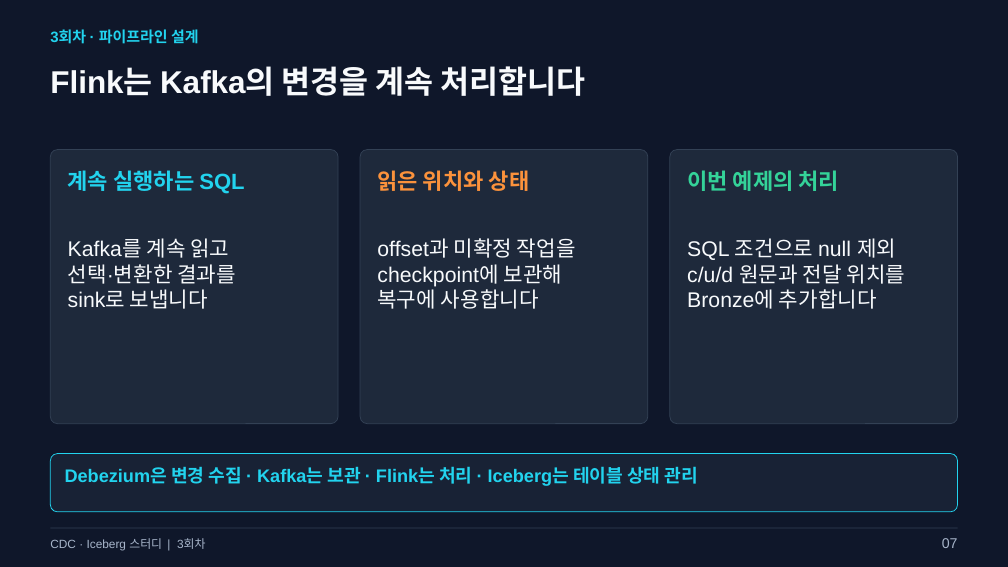
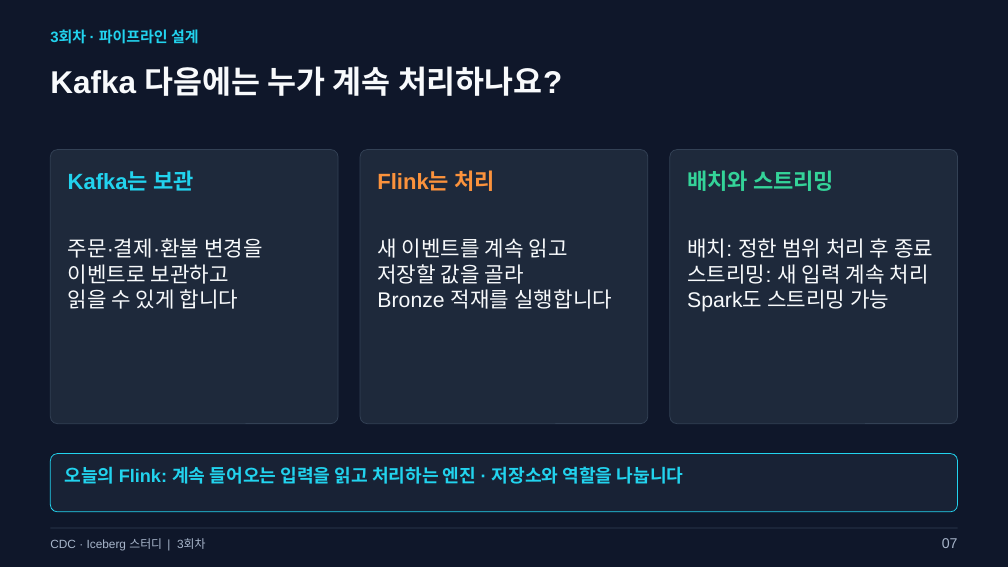
Before and after one commit to kim-dabin/cdc-lakehouse-study, a slide deck: slide 7 of labs/session03/slides/03-session03.pptx. Drawn at 1008x567 pixels with LibreOffice and Linux fonts; fonts in the diff are those of the drawing. Boxes give left, top, right and bottom in pixels: in the first picture for what was removed or moved away, otherwise in the second. Text is boxed around its words. In the diff, an @@ line names an element or a change of style, - is before the commit and + after.

Commit message:
Introduce Flink concepts before runtime and recovery details

```diff
--- a/labs/session03/slides/03-session03.pptx
+++ b/labs/session03/slides/03-session03.pptx
@@ text at (50,66,562,96): text changed @@
-Flink는 Kafka의 변경을 계속 처리합니다
+Kafka 다음에는 누가 계속 처리하나요?
@@ text at (68,170,194,191): text changed @@
-계속 실행하는 SQL
+Kafka는 보관
@@ text at (377,170,495,191): text changed @@
-읽은 위치와 상태
+Flink는 처리
@@ text at (687,170,834,191): text changed @@
-이번 예제의 처리
+배치와 스트리밍
@@ text at (68,238,263,309): text changed @@
-Kafka를 계속 읽고
-선택·변환한 결과를
-sink로 보냅니다
+주문·결제·환불 변경을
+이벤트로 보관하고
+읽을 수 있게 합니다
@@ text at (377,238,612,309): text changed @@
-offset과 미확정 작업을
-checkpoint에 보관해
-복구에 사용합니다
+새 이벤트를 계속 읽고
+저장할 값을 골라
+Bronze 적재를 실행합니다
@@ text at (687,238,933,312): text changed @@
-SQL 조건으로 null 제외
-c/u/d 원문과 전달 위치를
-Bronze에 추가합니다
+배치: 정한 범위 처리 후 종료
+스트리밍: 새 입력 계속 처리
+Spark도 스트리밍 가능
@@ text at (65,466,684,484): text changed @@
-Debezium은 변경 수집 · Kafka는 보관 · Flink는 처리 · Iceberg는 테이블 상태 관리
+오늘의 Flink: 계속 들어오는 입력을 읽고 처리하는 엔진 · 저장소와 역할을 나눕니다
```
Also in this commit, not shown: 7 other slides changed, 2 slides added, 2 slides removed, 2 other files.
